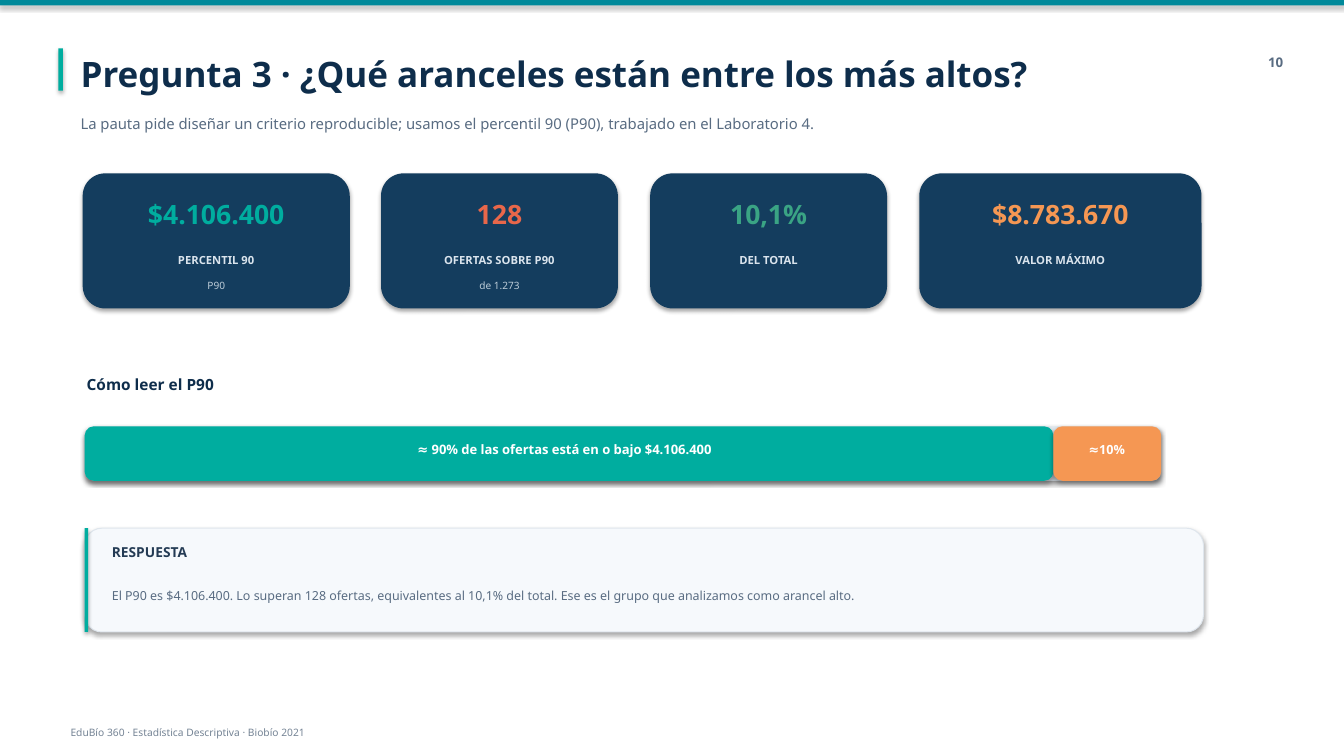
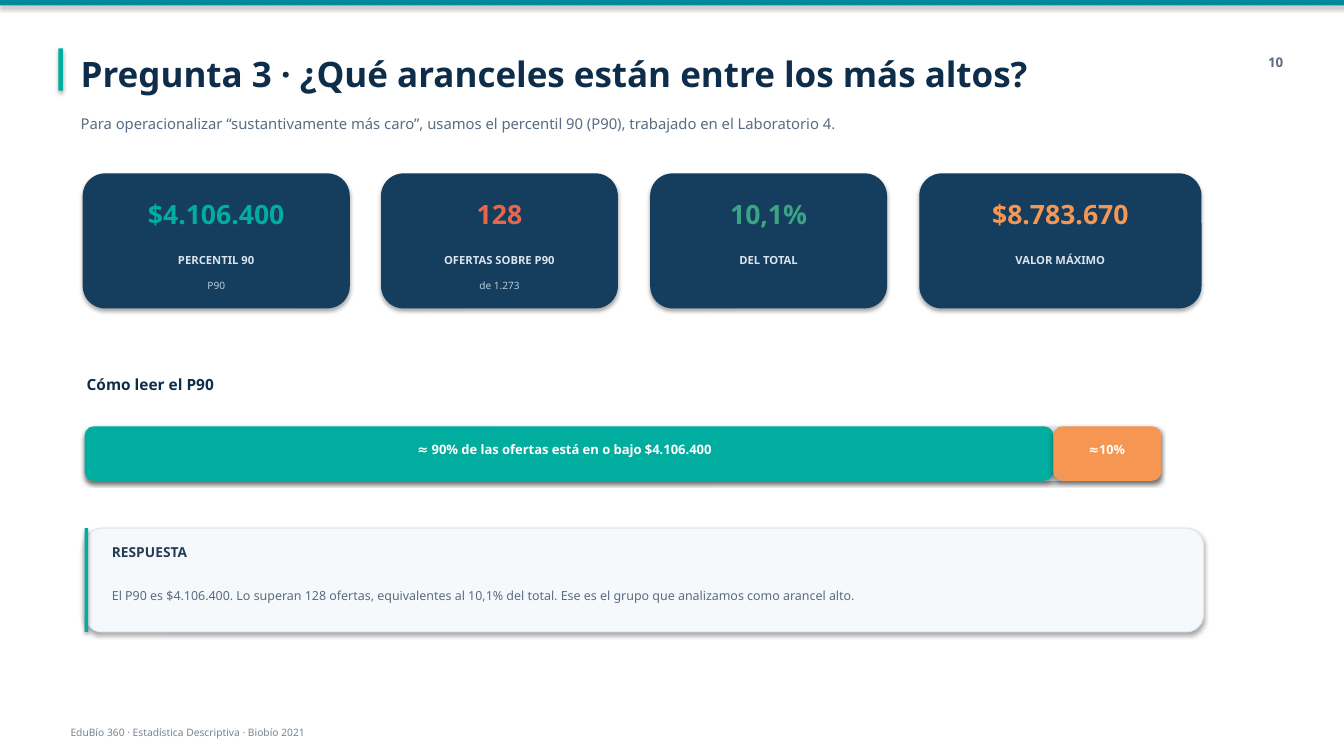
Before and after one commit to Nicricht/Estadistica.descriptiva, a slide deck: slide 10 of presentacion/Del_Acero_al_Algoritmo_Estilo_Profesor.pptx. Drawn at 1344x756 pixels with LibreOffice and Linux fonts; fonts in the diff are those of the drawing. Boxes give left, top, right and bottom in pixels: in the first picture for what was removed or moved away, otherwise in the second. Text is boxed around its words. In the diff, an @@ line names an element or a change of style, - is before the commit and + after.

```diff
--- a/presentacion/Del_Acero_al_Algoritmo_Estilo_Profesor.pptx
+++ b/presentacion/Del_Acero_al_Algoritmo_Estilo_Profesor.pptx
@@ text at bbox=[81, 117, 835, 133]: text changed @@
-La pauta pide diseñar un criterio reproducible; usamos el percentil 90 (P90), trabajado en el Laboratorio 4.
+Para operacionalizar “sustantivamente más caro”, usamos el percentil 90 (P90), trabajado en el Laboratorio 4.
```
